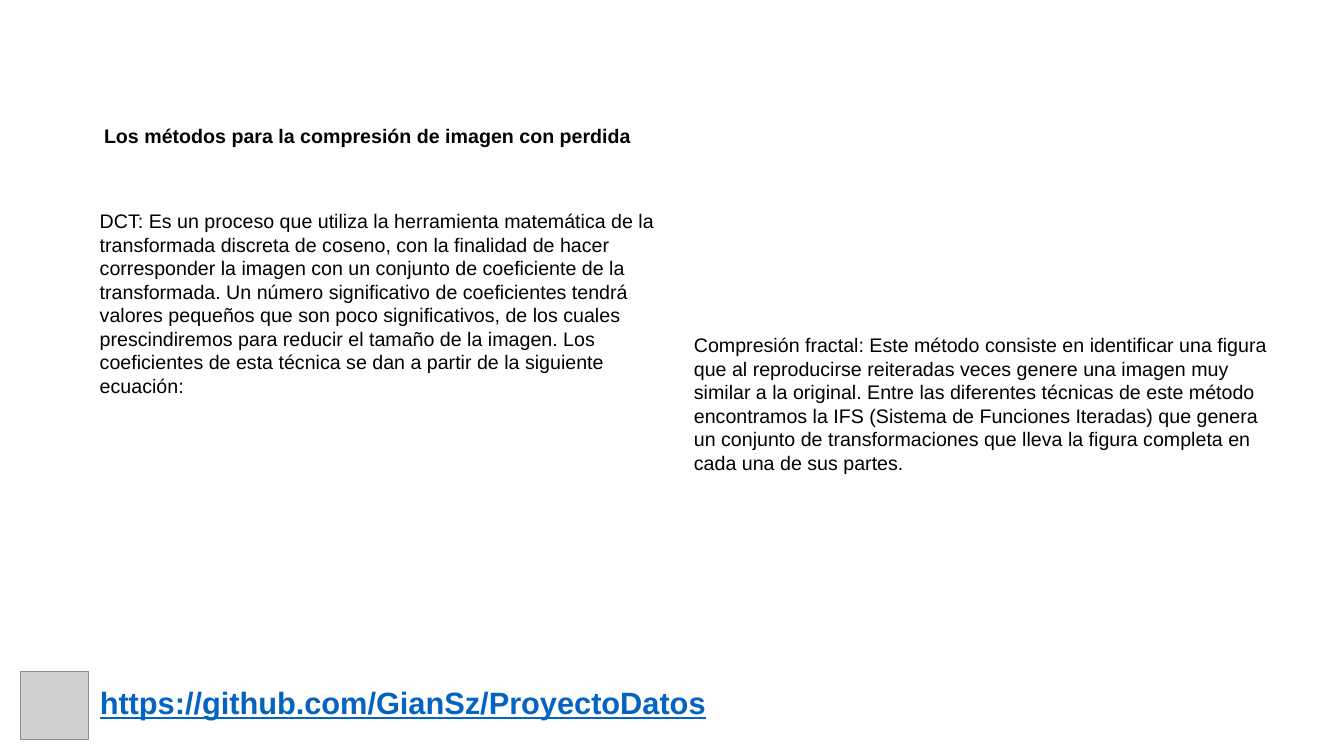
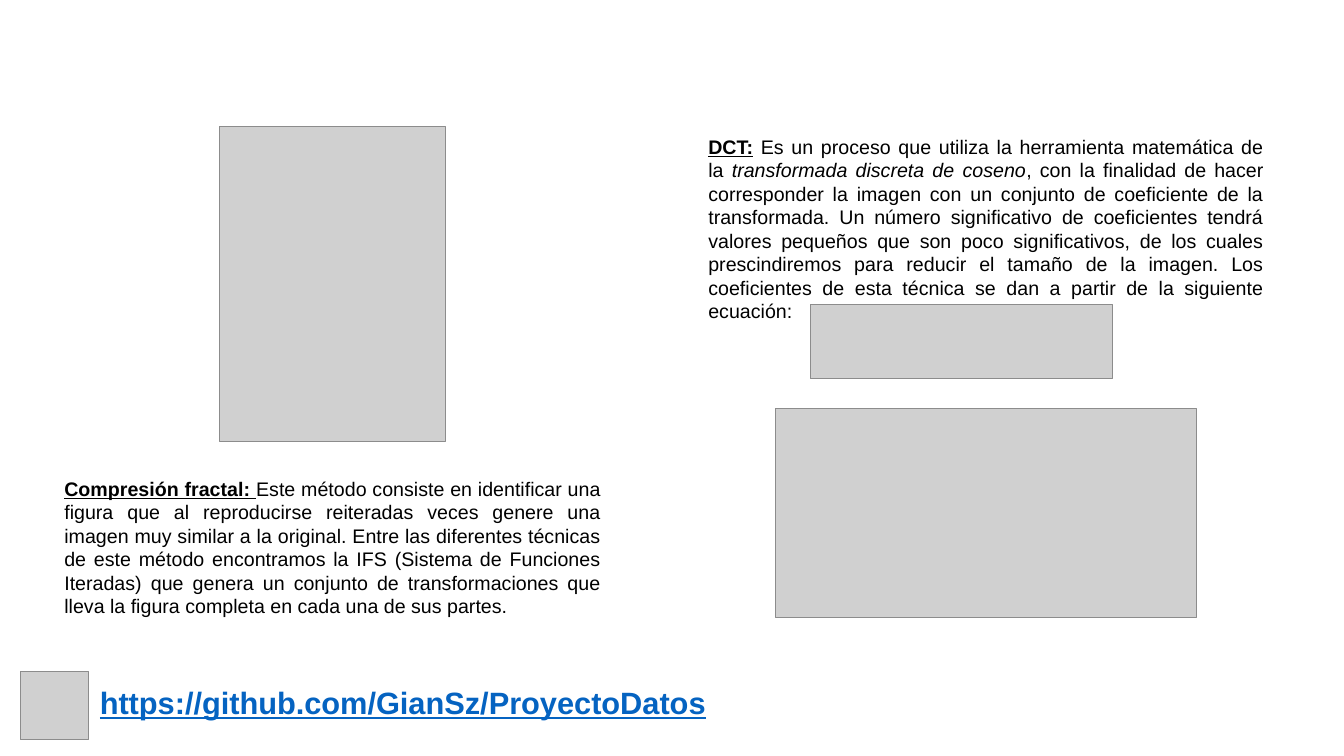
Before and after one commit to GianSz/ProyectoDatos, a slide deck: slide 6 of Presentacion/Presentación Proyecto.pptx. Drawn at 1344x756 pixels with LibreOffice and Linux fonts; fonts in the diff are those of the drawing; grey boxes stand for pictures; background and template pictures are left out. Boxes give left, top, right and bottom in pixels: in the first picture for what was removed or moved away, otherwise in the second. Text is boxed around its words. In the diff, an @@ line names an element or a change of style, - is before the commit and + after.

Commit message:
6/11/2021
Entrega 2 - organizada

```diff
--- a/Presentacion/Presentación Proyecto.pptx
+++ b/Presentacion/Presentación Proyecto.pptx
@@ text removed at <box>104,128,631,147</box> @@
-Los métodos para la compresión de imagen con perdida
@@ picture added at <box>220,126,446,441</box> @@
@@ text "DCT: Es un proceso que ...": place and size @@
-text "DCT: Es un proceso que ..." at <box>100,213,653,394</box>
+text "DCT: Es un proceso que ..." at <box>708,139,1263,319</box>
@@ text "DCT: Es un proceso que ..." at <box>708,139,1263,319</box>: bold on, underline on in "DCT:"; italic on in "transformada discreta de coseno,"; alignment left to justified @@
@@ picture added at <box>811,304,1113,379</box> @@
@@ picture added at <box>775,408,1197,617</box> @@
@@ text "Compresión fractal: Este método consiste ...": place and size @@
-text "Compresión fractal: Este método consiste ..." at <box>694,337,1266,474</box>
+text "Compresión fractal: Este método consiste ..." at <box>64,481,601,617</box>
@@ text "Compresión fractal: Este método consiste ..." at <box>64,481,601,617</box>: bold on, underline on in "Compresión fractal:"; alignment left to justified @@
@@ text added at <box>64,481,178,500</box>, 22 pt, text #FFFFFF, bold @@
+Métodos compresión Lossy
```
Also in this commit, not shown: 3 other slides changed.
